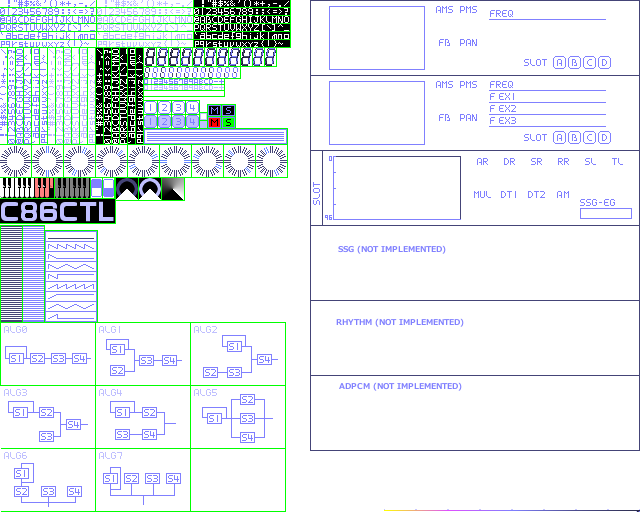
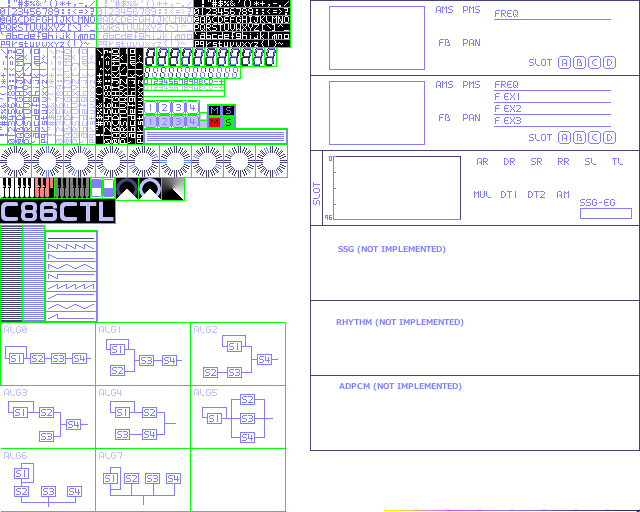
Two versions of the same layered image (640x512). Layer-by-layer changes:
painted on "FM-WND" over [left=460, top=6, right=616, bottom=69]
painted on "FM-EXWND" over [left=460, top=81, right=616, bottom=144]
